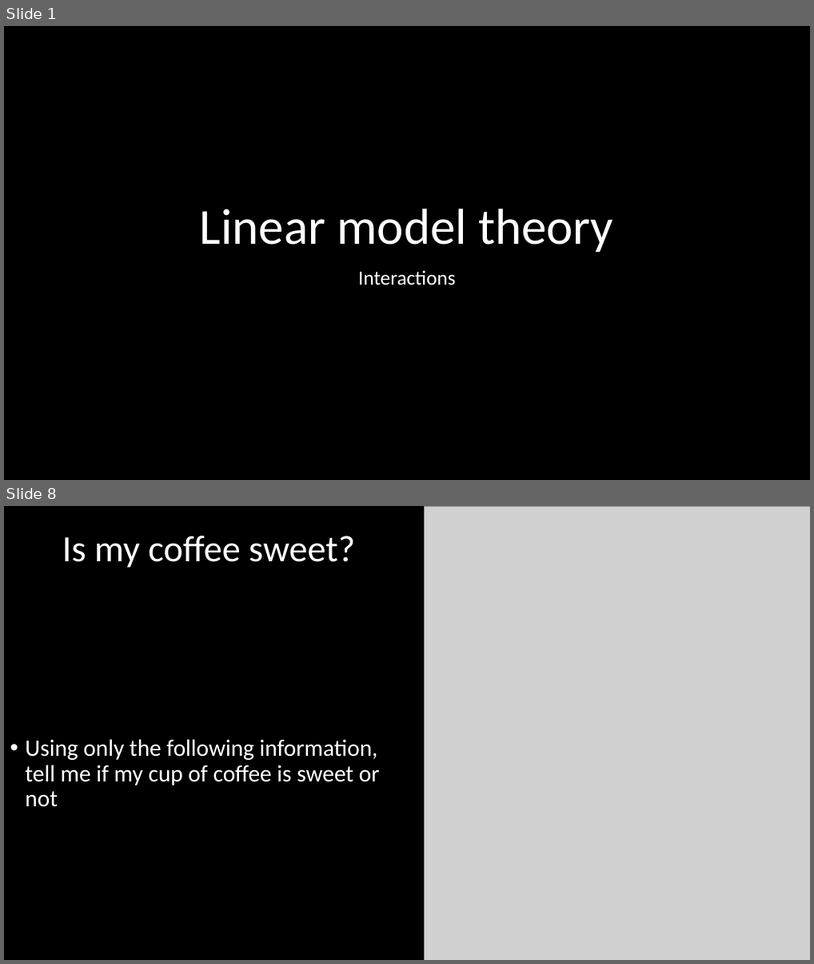
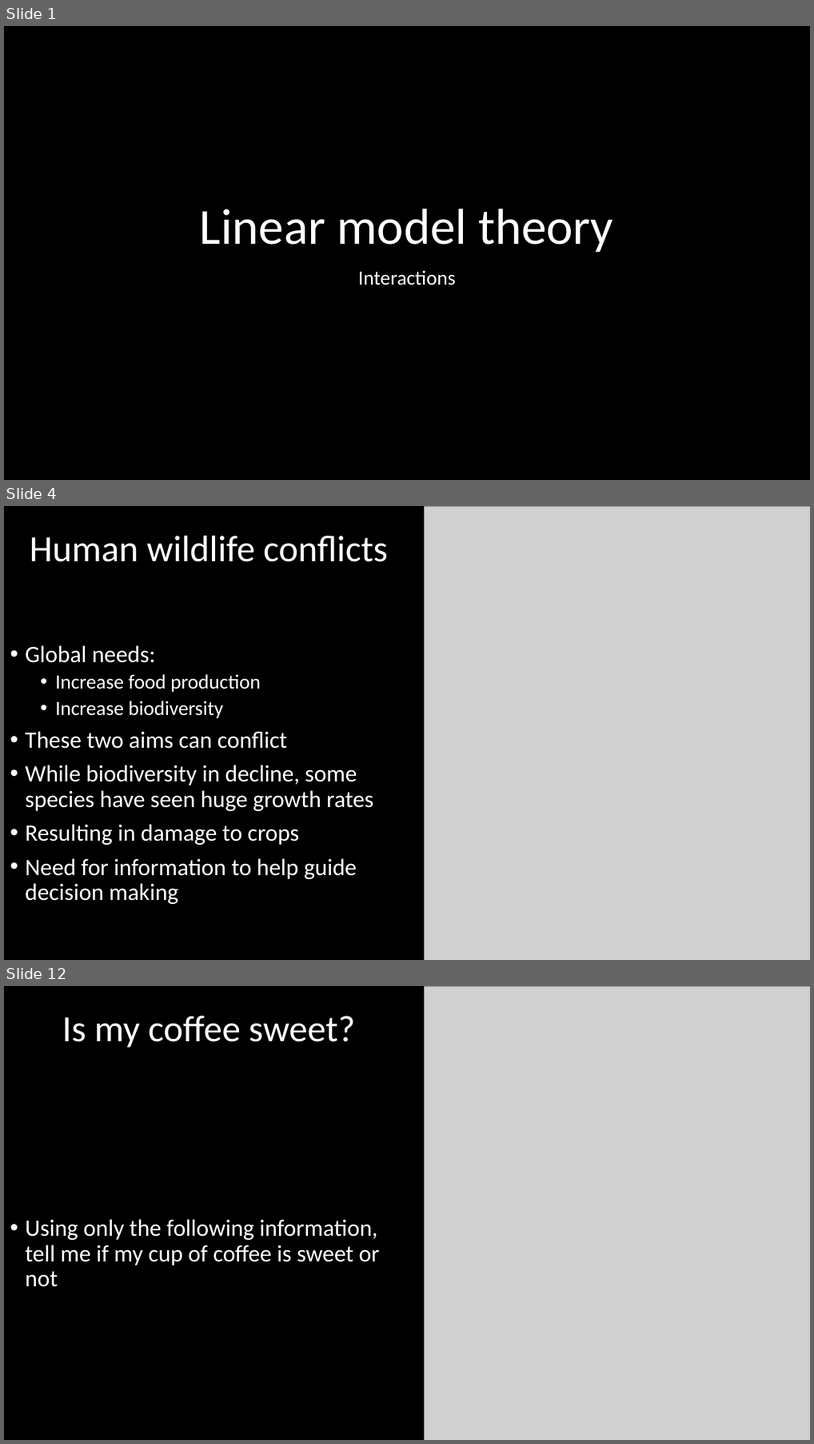
Before and after one commit to DeonRoos/stats-for-biologists, a slide deck: Lectures/Lecture 08.1 Interactions.pptx. Shown one above the other, each under a label of ours: slides 1 and 8 before the commit, slides 1, 4 and 12 after it; the slides between them are not shown. The pictures are 814x964 and 814x1444 pixels, drawn with LibreOffice and Linux fonts; fonts in the diff are those of the drawing; grey boxes stand for pictures. Boxes give left, top, right and bottom in pixels: in the first picture for what was removed or moved away, otherwise in the second. Text is boxed around its words. In the diff, an @@ line names an element or a change of style, - is before the commit and + after.

```diff
--- a/Lectures/Lecture 08.1 Interactions.pptx
+++ b/Lectures/Lecture 08.1 Interactions.pptx
@@ slide 4 added at (x1=4, y1=506, x2=810, y2=960), background #000000 @@
@@ picture added at (x1=425, y1=506, x2=810, y2=960) @@
@@ title added at (x1=30, y1=536, x2=388, y2=562), 44 pt, text #FFFFFF @@
+Human wildlife conflicts
@@ text added at (x1=25, y1=645, x2=374, y2=904), 28 pt, text #FFFFFF @@
+• Global needs:
+  • Increase food production
+  • Increase biodiversity
+• These two aims can conflict
+• While biodiversity in decline, some species have seen huge growth rates
+• Resulting in damage to crops
+• Need for information to help guide decision making
@@ what was slide 8 is now slide 12 @@
```
Also in this commit, not shown: 13 slides changed, 8 other slides added, 19 other files.
